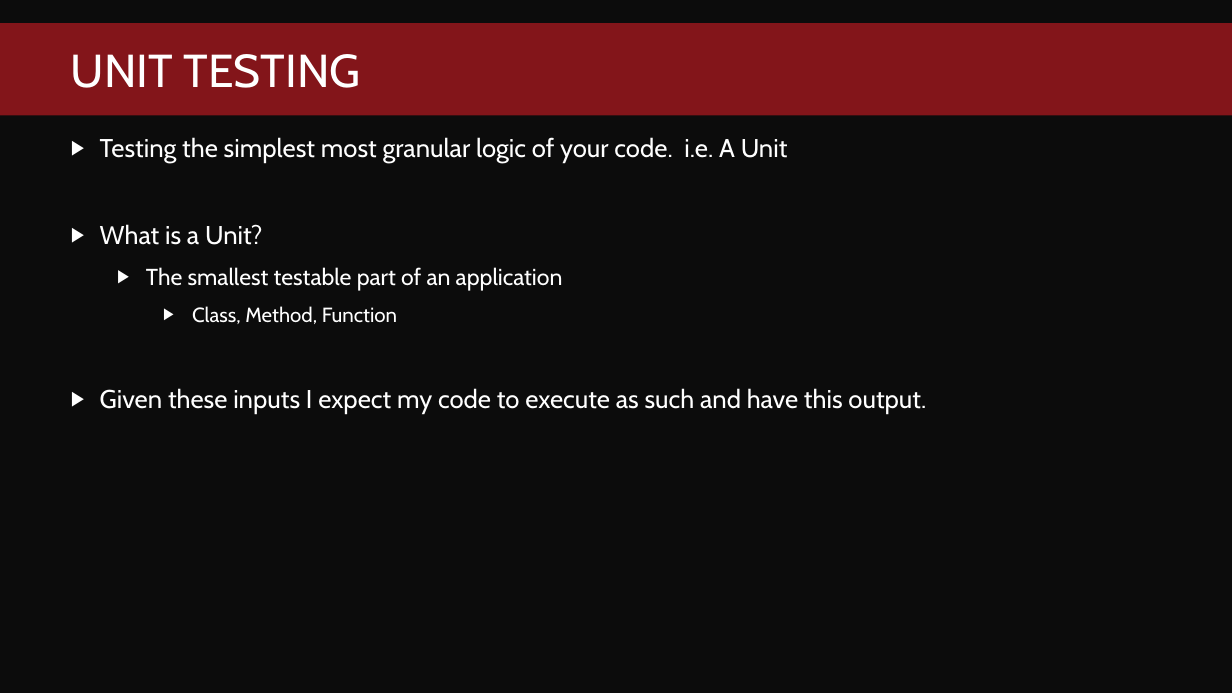
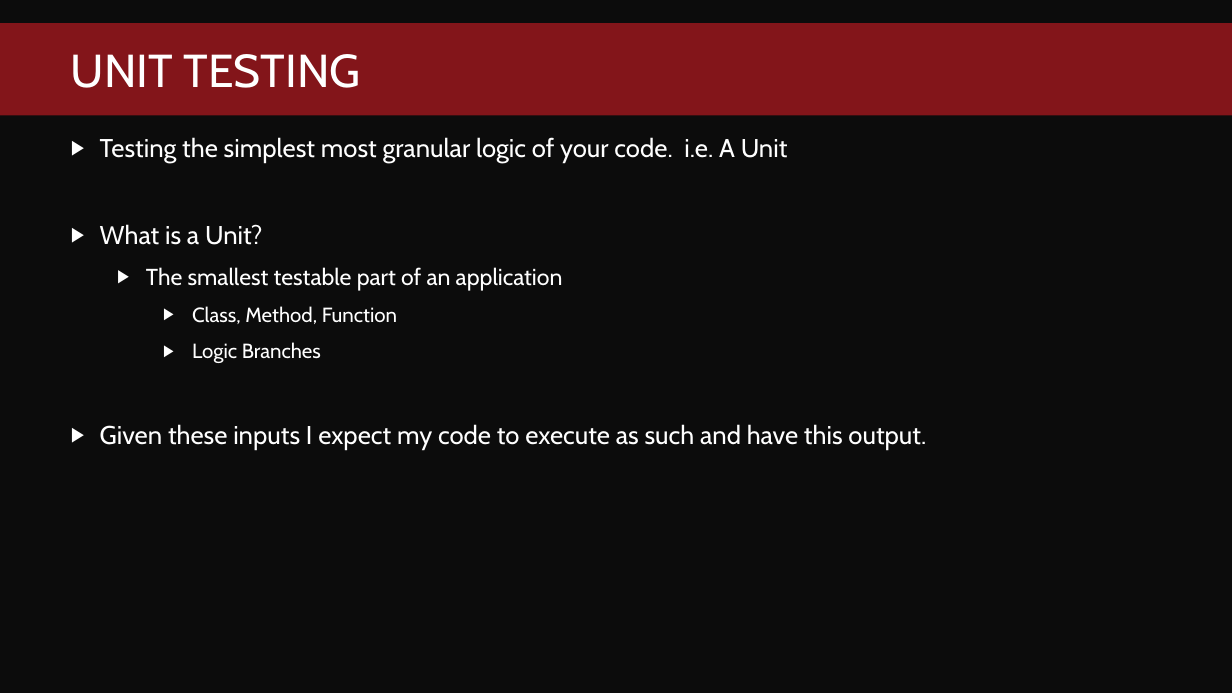
Before and after one commit to fredbainbridge/mmsPester, a slide deck: slide 7 of Pester Practically Perfect PowerShell.pptx. Drawn at 1232x693 pixels with LibreOffice and Linux fonts; fonts in the diff are those of the drawing; background and template pictures are left out. Boxes give left, top, right and bottom in pixels: in the first picture for what was removed or moved away, otherwise in the second. Text is boxed around its words. In the diff, an @@ line names an element or a change of style, - is before the commit and + after.

```diff
--- a/Pester Practically Perfect PowerShell.pptx
+++ b/Pester Practically Perfect PowerShell.pptx
@@ text at (x1=192, y1=342, x2=321, y2=363): paragraph added @@
+    ▶ Logic Branches
```
Also in this commit, not shown: 8 other slides changed, 7 other files.
